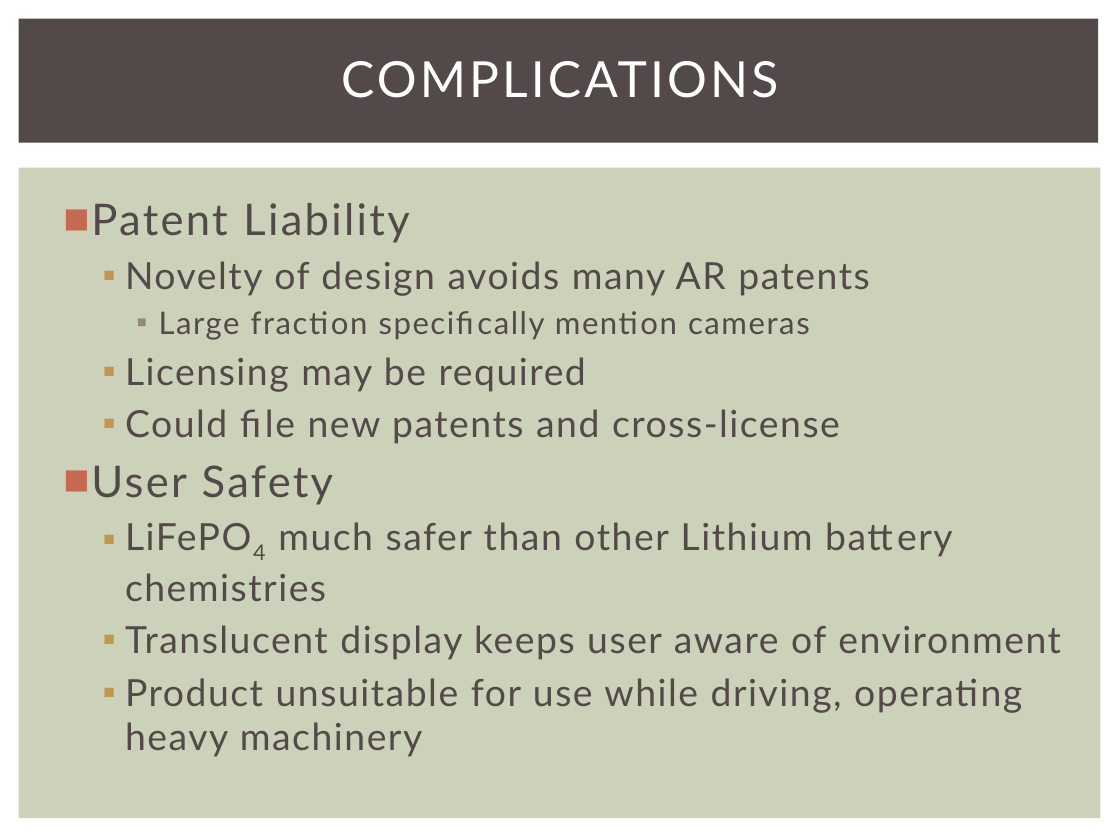
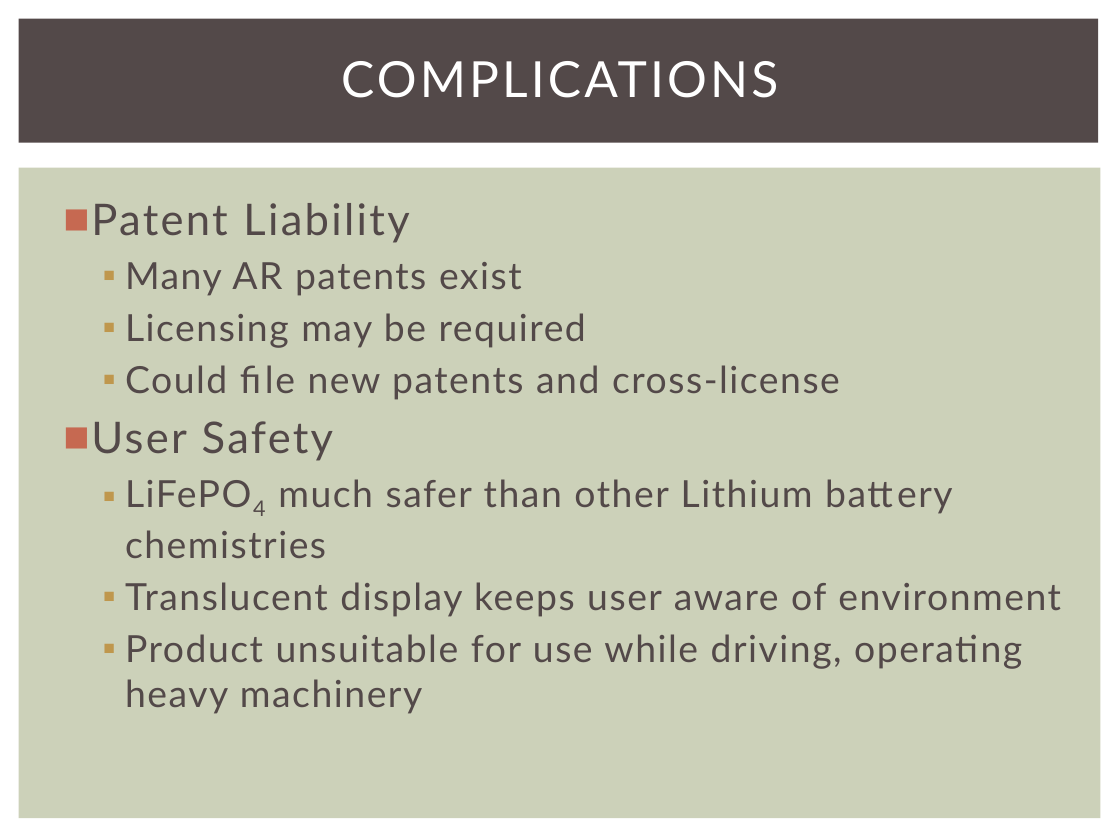
Before and after one commit to snowpuppy/augreality, a slide deck: slide 17 of doc/AugRealityMidReview.pptx. Drawn at 1120x840 pixels with LibreOffice and Linux fonts; fonts in the diff are those of the drawing. Boxes give left, top, right and bottom in pixels: in the first picture for what was removed or moved away, otherwise in the second. Text is boxed around its words. In the diff, an @@ line names an element or a change of style, - is before the commit and + after.

Commit message:
midreview updated with new timeline, new pictures, improved opportunies and complications slides

```diff
--- a/doc/AugRealityMidReview.pptx
+++ b/doc/AugRealityMidReview.pptx
@@ text at [125,262,522,296]: text changed; size 20 to 24 pt @@
-  ▪ Novelty of design avoids many AR patents
-    ▪ Large fraction specifically mention cameras
+  ▪ Many AR patents exist
```
Also in this commit, not shown: 7 other slides changed, 1 slide added.
